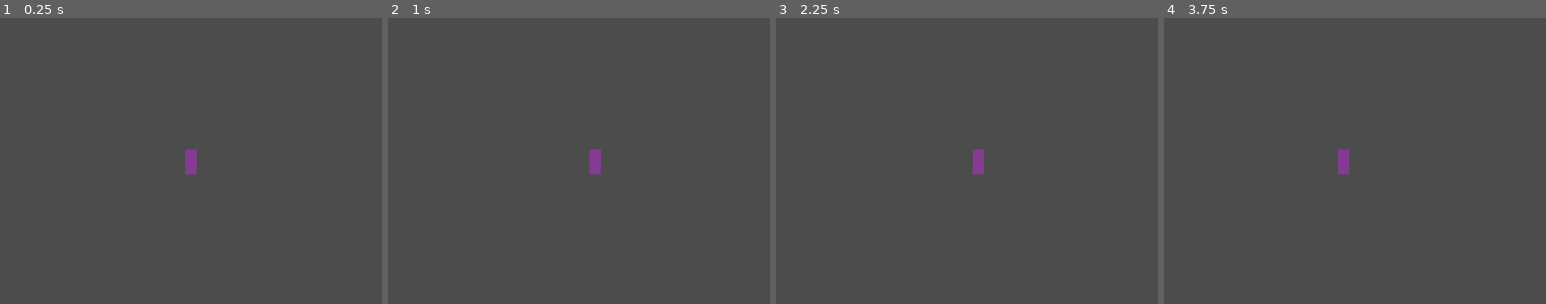
Above: before the commit, frames 1-4 (left to right).
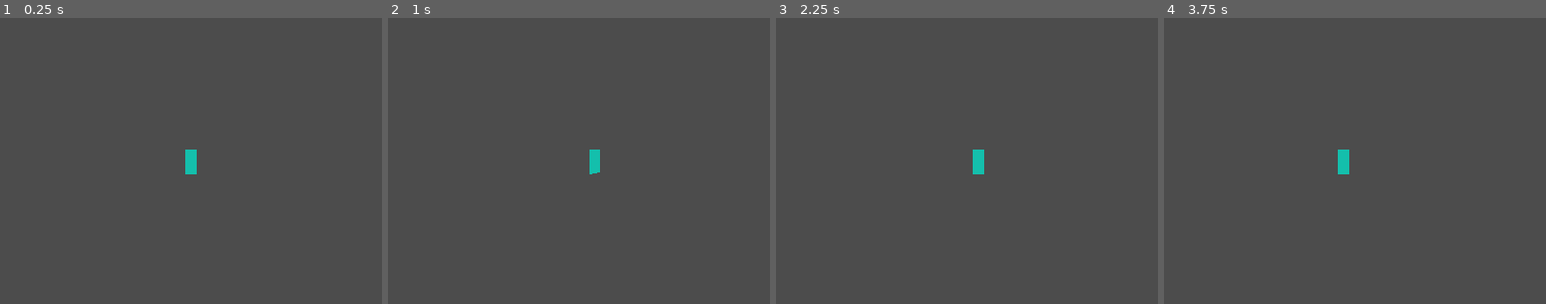
Above: after the commit, the same moments.

Repository: slapslash/TextMap
Game: Godot game, scene res://Player.tscn
Same seed, same stepped clock (60 frames per second), same inputs: the game is played once before the commit and once after it. This scene is started directly instead of the project's main scene.
Inputs (mouse positions are % of the whole screen's width and height, from its top left):
- Up to frame 1 (0.25 s): no input
- Up to frame 2 (1 s): tap Enter at 0.5, 0.6 s; move the mouse to (72, 45) at 0.52 s; hold Right (ui_right) from 0.53 s (still down); click (72, 45) at 0.67 s; tap Space at 0.77 s
- Up to frame 3 (2.25 s): release Right (ui_right) at 1.25 s; tap Space at 1.25 s; drag from (30, 55) to (45, 70) at 1.27 s; tap Enter at 2 s; move the mouse to (60, 28) at 2.02 s; hold Right (ui_right) from 2.03 s (still down); tap Delete at 2.1 s
- Up to frame 4 (3.75 s): release Right (ui_right) at 2.75 s; tap Space at 2.75 s; drag from (45, 70) to (20, 35) at 2.77 s; tap Enter at 3.5, 3.6 s; move the mouse to (80, 65) at 3.52 s; hold Left (ui_left) from 3.53 s (still down)
The pictures show only the part of the screen within x 25-75%, y 25-75%; the shares and areas given below are measured in that part.

The runs differ from the first frame. In frame 1, 0.3% of the frame differs, in the area x 48-52%, y 46-55%; in frame 2, 0.3%; in frame 3, 0.3%; in frame 4, 0.3%.
Error before the commit: Invalid set index 'material' (on base: 'Viewport') with value of type 'CanvasItemMaterial'. (res://Player.gd:12)
Error after the commit: Invalid set index 'material' (on base: 'Viewport') with value of type 'CanvasItemMaterial'. (res://Player.gd:14)

Commit message:
Add a little neat walking animation and adjust the collision a little bit.

Diff:
--- a/Player.gd
+++ b/Player.gd
@@ -1,4 +1,6 @@
 extends KinematicBody2D
+
+onready var anim = $AnimationPlayer
 
 export (int) var speed = 100
 
@@ -14,7 +16,7 @@
 	VisualServer.set_default_clear_color(Color.black)
 
 func get_input():
-	velocity = Vector2()
+	velocity = Vector2.ZERO
 	if Input.is_action_pressed("ui_right"):
 		velocity.x += 1
 	if Input.is_action_pressed("ui_left"):
@@ -25,6 +27,12 @@
 		velocity.y -= 1
 	velocity = velocity.normalized() * speed
 
+	if velocity != Vector2.ZERO:
+		anim.play("Walk")
+	elif anim.is_playing():
+		anim.seek(0, true)
+		anim.stop()
+
 func _physics_process(_delta):
 	get_input()
 	velocity = move_and_slide(velocity)
--- a/Player.tscn
+++ b/Player.tscn
@@ -1,31 +1,50 @@
-[gd_scene load_steps=4 format=2]
+[gd_scene load_steps=5 format=2]
 
 [ext_resource path="res://Player.gd" type="Script" id=1]
 [ext_resource path="res://light.png" type="Texture" id=2]
 
 [sub_resource type="CapsuleShape2D" id=1]
-radius = 5.0
-height = 10.0
+radius = 4.0
+height = 6.0
+
+[sub_resource type="Animation" id=2]
+resource_name = "Walk"
+length = 0.4
+loop = true
+tracks/0/type = "value"
+tracks/0/path = NodePath("Polygon2D:polygon")
+tracks/0/interp = 2
+tracks/0/loop_wrap = true
+tracks/0/imported = false
+tracks/0/enabled = true
+tracks/0/keys = {
+"times": PoolRealArray( 0, 0.1, 0.2, 0.3, 0.4 ),
+"transitions": PoolRealArray( 1, 1, 1, 1, 1 ),
+"update": 0,
+"values": [ PoolVector2Array( 0, 0, 12, 0, 12, 26, 0, 26 ), PoolVector2Array( 0, 0, 10, 0, 10, 22, 0, 26 ), PoolVector2Array( 0, 0, 12, 0, 12, 26, 0, 26 ), PoolVector2Array( 2, 0, 12, 0, 12, 26, 2, 22 ), PoolVector2Array( 0, 0, 12, 0, 12, 26, 0, 26 ) ]
+}
 
 [node name="Player" type="KinematicBody2D"]
 script = ExtResource( 1 )
-__meta__ = {
-"_edit_group_": true
-}
+
+[node name="Polygon2D" type="Polygon2D" parent="."]
+color = Color( 0.0823529, 0.752941, 0.678431, 1 )
+offset = Vector2( -6, -13 )
+polygon = PoolVector2Array( 0, 0, 12, 0, 12, 26, 0, 26 )
 
 [node name="CollisionShape2D" type="CollisionShape2D" parent="."]
+position = Vector2( 0, 2 )
 shape = SubResource( 1 )
-
-[node name="Polygon2D" type="Polygon2D" parent="."]
-color = Color( 0.517647, 0.239216, 0.572549, 1 )
-offset = Vector2( -6, -13 )
-polygon = PoolVector2Array( 0, 0, 12, 0, 12, 26, 0, 26 )
 
 [node name="Camera2D" type="Camera2D" parent="."]
 current = true
 smoothing_enabled = true
 
 [node name="Light2D" type="Light2D" parent="."]
+position = Vector2( 0, 5 )
 texture = ExtResource( 2 )
 texture_scale = 0.4
 mode = 2
+
+[node name="AnimationPlayer" type="AnimationPlayer" parent="."]
+anims/Walk = SubResource( 2 )
